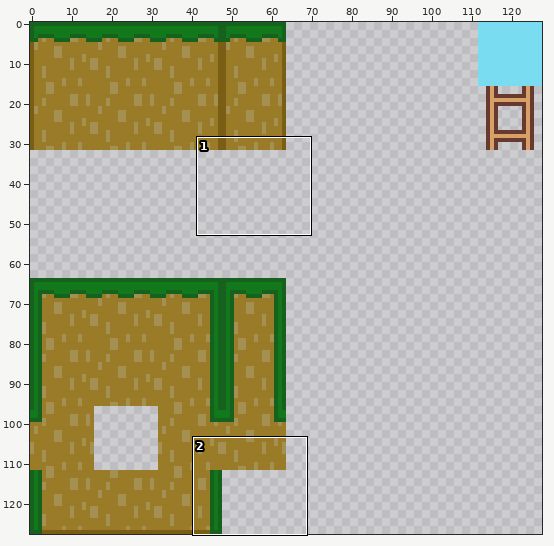
File history of a sprite sheet, assets/Outdoor_Tileset.png. Above: a wide view before the commit, with the close-up outlined.
Close-up. Earlier state:
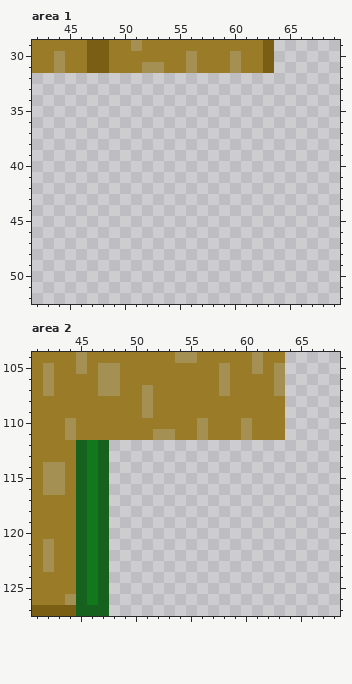
The file is 128x128 pixels. Shown: area 1: x 42..69, y 29..52; area 2: x 41..68, y 104..127.
Once edited:
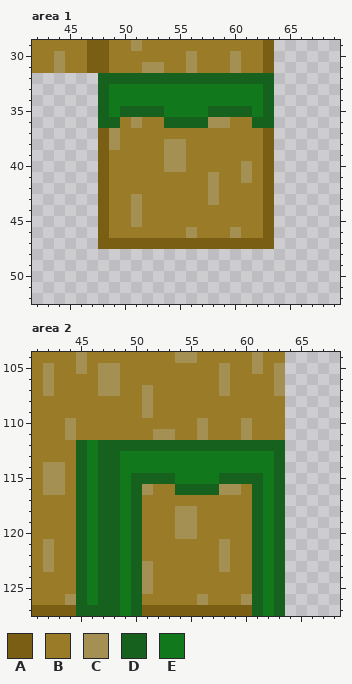
Palette (. is transparent): A #795e13  B #997b28  C #a59054  D #16611e  E #11791c
The exact change:
--- area 1
@@ x 42..69 @@
 31 BBCBBAABBBCCBBCBBBCBBA......
-32 ............................
-33 ............................
-34 ............................
-35 ............................
-36 ............................
-37 ............................
-38 ............................
-39 ............................
-40 ............................
-41 ............................
-42 ............................
-43 ............................
-44 ............................
-45 ............................
-46 ............................
-47 ............................
+32 ......DDDDDDDDDDDDDDDD......
+33 ......DEEEEEEEEEEEEEED......
+34 ......DEEEEEEEEEEEEEED......
+35 ......DEDDDDEEEEDDDDED......
+36 ......DDBCBBDDDDCCBBDD......
+37 ......ACBBBBBBBBBBBBBA......
+38 ......ACBBBBCCBBBBBBBA......
+39 ......ABBBBBCCBBBBBBBA......
+40 ......ABBBBBCCBBBBBCBA......
+41 ......ABBBBBBBBBCBBCBA......
+42 ......ABBBBBBBBBCBBBBA......
+43 ......ABBCBBBBBBCBBBBA......
+44 ......ABBCBBBBBBBBBBBA......
+45 ......ABBCBBBBBBBBBBBA......
+46 ......ABBBBBBBCBBBCBBA......
+47 ......AAAAAAAAAAAAAAAA......
 48 ............................
--- area 2
@@ x 41..68 @@
 111 BBBCBBBBBBBCCBBCBBBCBBB.....
-112 BBBBDED.....................
-113 BBBBDED.....................
-114 BCCBDED.....................
-115 BCCBDED.....................
-116 BCCBDED.....................
-117 BBBBDED.....................
-118 BBBBDED.....................
-119 BBBBDED.....................
-120 BBBBDED.....................
-121 BCBBDED.....................
-122 BCBBDED.....................
-123 BCBBDED.....................
-124 BBBBDED.....................
-125 BBBBDED.....................
-126 BBBCDED.....................
-127 AAAADDD.....................
+112 BBBBDEDDDDDDDDDDDDDDDDD.....
+113 BBBBDEDDEEEEEEEEEEEEEED.....
+114 BCCBDEDDEEEEEEEEEEEEEED.....
+115 BCCBDEDDEDDDDEEEEDDDDED.....
+116 BCCBDEDDEDCBBDDDDCCBDED.....
+117 BBBBDEDDEDBBBBBBBBBBDED.....
+118 BBBBDEDDEDBBBCCBBBBBDED.....
+119 BBBBDEDDEDBBBCCBBBBBDED.....
+120 BBBBDEDDEDBBBCCBBBBBDED.....
+121 BCBBDEDDEDBBBBBBBCBBDED.....
+122 BCBBDEDDEDBBBBBBBCBBDED.....
+123 BCBBDEDDEDCBBBBBBCBBDED.....
+124 BBBBDEDDEDCBBBBBBBBBDED.....
+125 BBBBDEDDEDCBBBBBBBBBDED.....
+126 BBBCDEDDEDBBBBBCBBBCDED.....
+127 AAAADDDDEDAAAAAAAAAADED.....
Boxes around the changes in both close-ups, in picture pixels (x1, y1, x2, y2):
added: (98, 73, 274, 249)
added: (109, 440, 285, 616)
